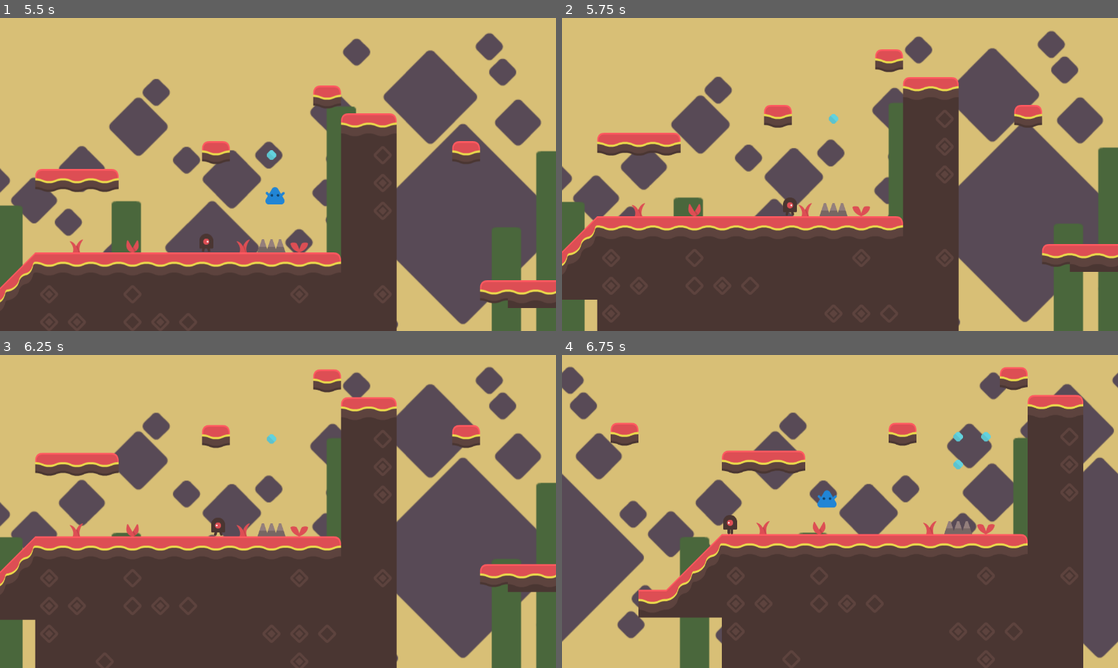
Above: before the commit, frames 1-4 (two rows, left to right).
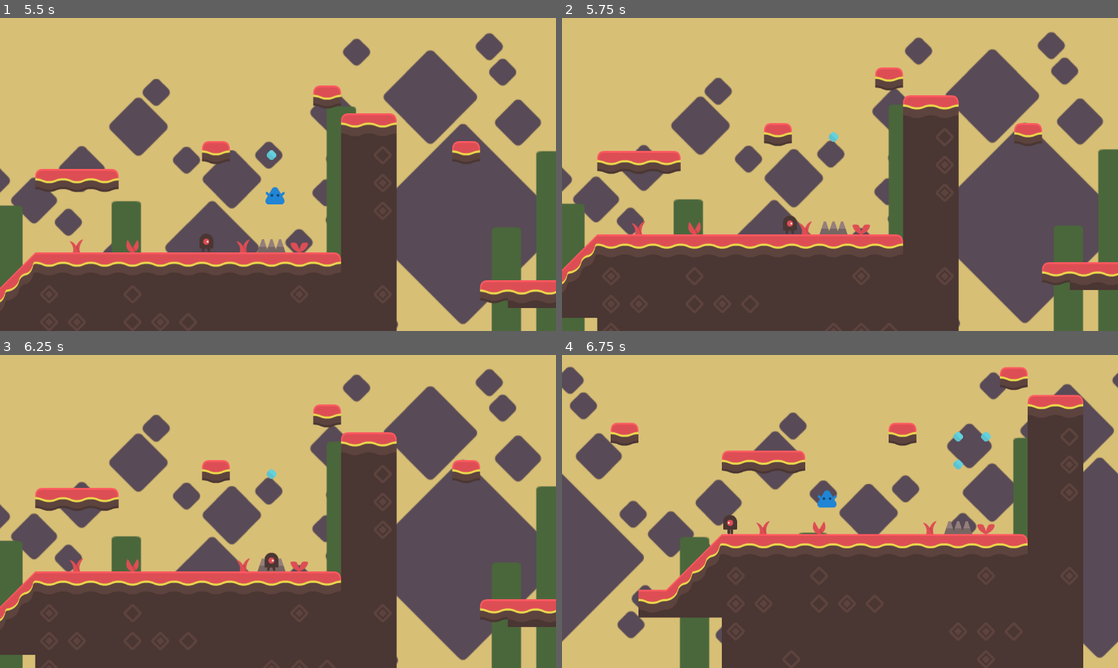
Above: after the commit, the same moments.

Repository: adsuttman/GDTest2
Game: Godot game, scene res://game.tscn
Two runs of this game, one before a commit and one after it. Both use one fixed random seed, a clock stepped at 60 frames per second and the inputs below.
Inputs:
- Up to frame 1 (5.5 s): click "Start Game" at 0.5 s; hold D (right) 1.28-2.78 s; tap Space (jump) at 1.35, 1.52, 1.82, 2.1, 2.27, 2.57, 2.85, 3.6, 3.77, 4.07, 4.35, 4.52, 4.82, 5.1, 5.27 s; hold A (left) 2.78-3.53 s; hold D (right) 3.53-5.03 s; hold A (left) from 5.03 s (still down)
- Up to frame 2 (5.75 s): keep holding A (left); tap Space (jump) at 5.57 s
- Up to frame 3 (6.25 s): release A (left) at 5.78 s; hold D (right) from 5.78 s (still down); tap Space (jump) at 5.85 s
- Up to frame 4 (6.75 s): release D (right) at 6.53 s; hold A (left) from 6.53 s (still down); tap Space (jump) at 6.6 s

Frame 1 is identical in both runs. In frame 2, 15% of the frame differs, in the area x 0-100%, y 4-99%; in frame 3, 20%, in the area x 0-100%, y 3-99%; in frame 4, nothing differs.
Error in both runs: Attempt to call function 'is_in_group' in base 'null instance' on a null instance. (res://Resources/Enemies/enemy.gd:13)

Commit message:
reworked level reloading and spike behavior

Diff:
--- a/Resources/Objects/spikes.tscn
+++ b/Resources/Objects/spikes.tscn
@@ -7,8 +7,7 @@
 
 [node name="Spikes" type="StaticBody2D"]
 position = Vector2(0, 17)
-metadata/is_collidable = true
-metadata/name = "spikes"
+metadata/stomp_behavior = "kill"
 
 [node name="Sprite2D" type="Sprite2D" parent="."]
 texture = ExtResource("1_acwoo")
--- a/Resources/Player/States/fall.gd
+++ b/Resources/Player/States/fall.gd
@@ -54,8 +54,9 @@
 			return wall_slide_state
 	if player.is_on_floor():
 		var object = player.get_slide_collision(0).get_collider()
-		if(object.get_meta("is_collidable")):
-			player.handle_collision(object)
+		var stomp_behavior = object.get_meta("stomp_behavior")
+		if(stomp_behavior):
+			player.handle_stomp(stomp_behavior)
 		if jump_timer > 0:
 			jump_timer = 0
 #			print("jump buffer activated")
--- a/Resources/Player/player_character.gd
+++ b/Resources/Player/player_character.gd
@@ -19,6 +19,8 @@
 
 var coyote_timer = 0
 
+signal player_death()
+
 func _ready() -> void:
 	states.init(self)
 
@@ -39,13 +41,12 @@
 func die() -> void:
 	alive = false
 	hide()
-	await get_tree().create_timer(1).timeout
-	LevelLoader.reload()
+	player_death.emit()
+	process_mode = Node.PROCESS_MODE_DISABLED
 
-func handle_collision(object: Object):
-	if object.has_meta("name"):
-		var name = object.get_meta("name")
-		if name == "spikes":
+func handle_stomp(behavior: String):
+	match (behavior):
+		"kill":
 			die()
 
 
--- a/level_loader.gd
+++ b/level_loader.gd
@@ -12,8 +12,13 @@
 	current_level = TestLevel.instantiate()
 	game.add_child(current_level)
 	MainMenu.hide()
+	for player in get_tree().get_nodes_in_group("player"):
+		player.player_death.connect(on_player_death)
 
 func reload() -> void:
 	current_level.queue_free()
-	current_level = TestLevel.instantiate()
-	game.add_child(current_level)
+	load_level()
+
+func on_player_death():
+	await get_tree().create_timer(1).timeout
+	reload()
